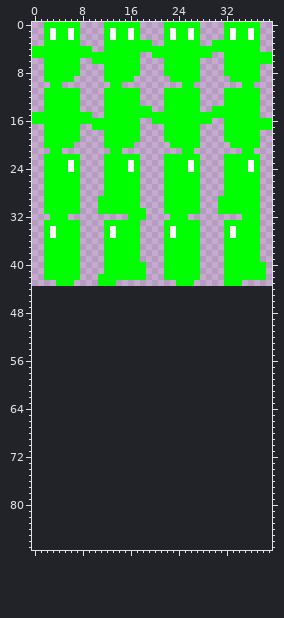
A sprite sheet gets an edit: 80sGame/player-10x11-4x4.png. The picture above was drawn from the file before the commit.
The file is 40x44 pixels. The old version is drawn lined up with the new one, on the new canvas.
New version:
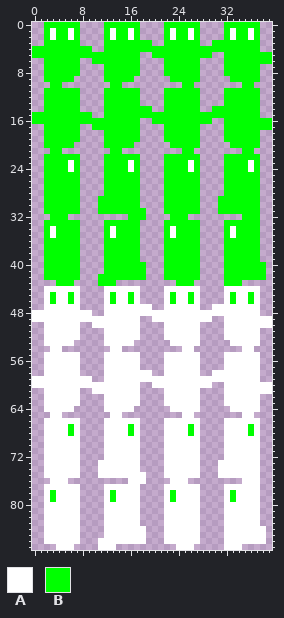
Palette (. is transparent): A #ffffff  B #00ff00
The author wrote: Player animation only when moving, different color texture when dead
The edit:
canvas 40x44 -> 40x88
Changed rows in their new state; - is an unchanged pixel.
first column x 0:
44 --AAAAAA----AAAAAA----AAAAAA----AAAAAA--
45 --ABAABA----ABAABA----ABAABA----ABAABA--
46 --ABAABA----ABAABA----ABAABA----ABAABA--
47 --AAAAAA----AAAAAAAA--AAAAAA--AAAAAAAA--
48 AAAAAAAAAA--AAAAAAAAAAAAAAAAAAAAAAAAAA--
49 AAAAAAAAAAAAAAAAAA--AAAAAAAAAA--AAAAAAAA
50 --AAAAAA--AAAAAAAA----AAAAAA----AAAAAAAA
51 --AAAAAA----AAAAAA----AAAAAA----AAAAAA--
52 --AAAAAA----AAAAAA----AAAAAA----AAAAAA--
53 --AAAAA-----AAAAA------AAAAA-----AAAAA--
54 ---AA--------AA----------AA--------AA---
55 --AAAAAA----AAAAAA----AAAAAA----AAAAAA--
56 --AAAAAA----AAAAAA----AAAAAA----AAAAAA--
57 --AAAAAA----AAAAAA----AAAAAA----AAAAAA--
58 --AAAAAA----AAAAAAAA--AAAAAA--AAAAAAAA--
59 AAAAAAAAAA--AAAAAAAAAAAAAAAAAAAAAAAAAA--
60 AAAAAAAAAAAAAAAAAA--AAAAAAAAAA--AAAAAAAA
61 --AAAAAA--AAAAAAAA----AAAAAA----AAAAAAAA
62 --AAAAAA----AAAAAA----AAAAAA----AAAAAA--
63 --AAAAAA----AAAAAA----AAAAAA----AAAAAA--
64 --AAAAA-----AAAAA------AAAAA-----AAAAA--
65 ---AA--------AA----------AA--------AA---
66 --AAAAAA----AAAAAA----AAAAAA----AAAAAA--
67 --AAAABA----AAAABA----AAAABA----AAAABA--
68 --AAAABA----AAAABA----AAAABA----AAAABA--
69 --AAAAAA----AAAAAA----AAAAAA----AAAAAA--
70 --AAAAAA----AAAAAA----AAAAAA----AAAAAA--
71 --AAAAAA----AAAAAA----AAAAAA----AAAAAA--
72 --AAAAAA----AAAAAA----AAAAAA----AAAAAA--
73 --AAAAAA---AAAAAAA----AAAAAA---AAAAAAA--
74 --AAAAAA---AAAAAAA----AAAAAA---AAAAAAA--
75 --AAAAAA---AAAAAAAA---AAAAAA---AAAAAAA--
76 ---AAA----------AAA----AAA---------AAA--
77 --AAAAAA----AAAAAA----AAAAAA----AAAAAA--
78 --ABAAAA----ABAAAA----ABAAAA----ABAAAA--
79 --ABAAAA----ABAAAA----ABAAAA----ABAAAA--
80 --AAAAAA----AAAAAA----AAAAAA----AAAAAA--
81 --AAAAAA----AAAAAA----AAAAAA----AAAAAA--
82 --AAAAAA----AAAAAA----AAAAAA----AAAAAA--
83 --AAAAAA----AAAAAA----AAAAAA----AAAAAA--
84 --AAAAAA----AAAAAAA---AAAAAA----AAAAAAA-
85 --AAAAAA----AAAAAAA---AAAAAA----AAAAAAA-
86 --AAAAAA---AAAAAAAA---AAAAAA----AAAAAAA-
87 ----AAA----AAA----------AAA-----AAA-----
